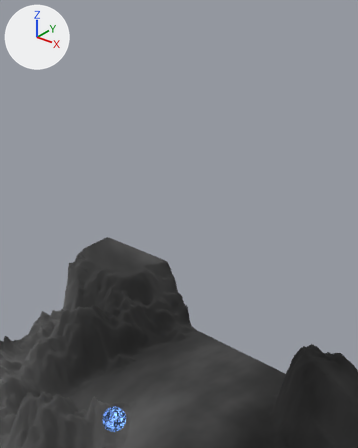
The Blender file scene.blend, before and after one commit.
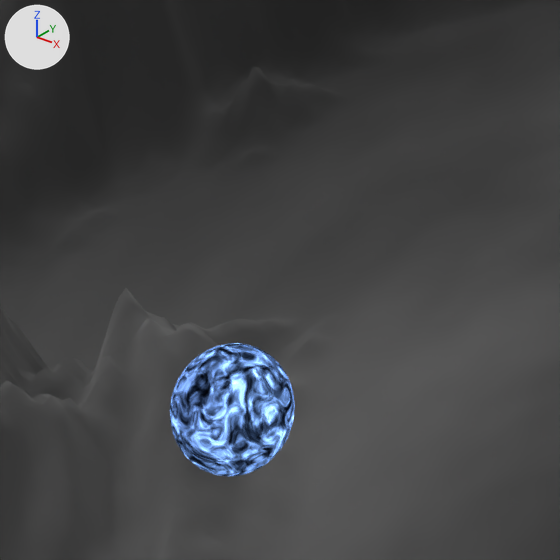
The first picture shows the older version from a camera (50 mm lens) standing at (11.9, -7.3, 42.3) and looking at (-24.8, 38.6, 13.9). The close-ups show both versions on the part from 20% to 49% of the width and 76% to 100% of the height of that picture. Every picture has the same lights, and +X, +Y and +Z are marked at upper left.

The older version as bpy lines, for what is in view:
```python
me_plane = bpy.data.meshes.new('Plane')
me_plane.from_pydata(...)  # 10404 vertices, 10201 faces; spans x -1.0..1.0, y -1.0..1.0, z 0.0
me_plane.polygons.foreach_set('use_smooth', [True] * 10201)
me_plane.materials.append(mat_material)
me_sphere = bpy.data.meshes.new('Sphere')
me_sphere.from_pydata(...)  # 1922 vertices, 2048 faces; spans x -1.0..1.0, y -1.0..1.0, z -1.0..1.0
me_sphere.polygons.foreach_set('use_smooth', [True] * 2048)
me_sphere.materials.append(mat_star)
ob_object = bpy.data.objects.new('object', me_sphere)
ob_object.location = (-8.53, 10.59, 13.46)
ob_object.scale = (0.874, 0.874, 0.874)
_m = ob_object.modifiers.new('Subdivision', 'SUBSURF')
_m.levels = 3
_m.render_levels = 3
ob_plane = bpy.data.objects.new('Plane', me_plane)
ob_plane.location = (0.0, 0.0, 0.0)
ob_plane.scale = (36.7, 36.7, 36.7)
_m = ob_plane.modifiers.new('Subdivision', 'SUBSURF')
_m.levels = 3
_m.render_levels = 3
```
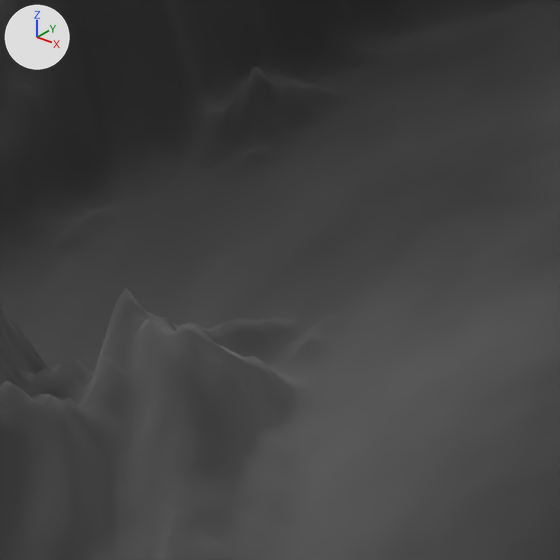
What differs and where, as boxes [x1, y1, x2, y2] in the close-ups (560 x 560 px):
'object', moved, rescaled (not visible afterwards)
    before: [170, 343, 295, 476]

Edits to the bpy script that builds the scene:
```text
Change ob_object:
    ob_object.location: (-8.53, 10.59, 13.46) -> (-40.8, 75.96, 31.73)
    ob_object.scale: (0.874, 0.874, 0.874) -> (2.23, 2.23, 2.23)
```
